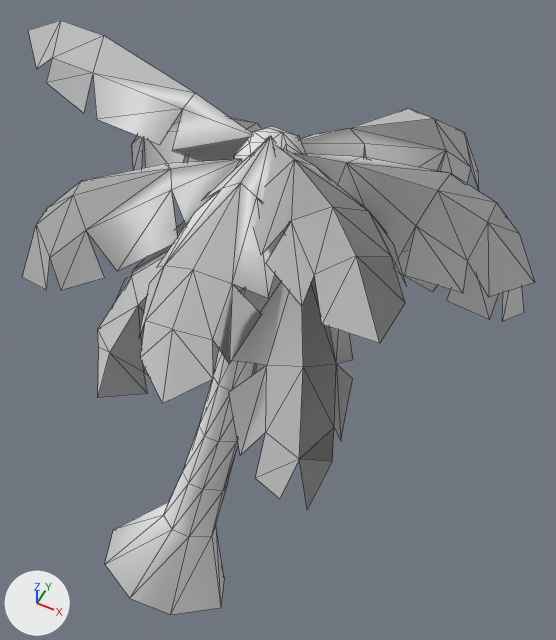
The OBJ model Unpacked Download/Mesh/palmtree_hi_04.obj: old version first, new version second.
Camera for both pictures: a 50 mm lens placed at (1.27, -1.77, 3.49), pointed at (0.0, 0.77, 0.31). Every picture has the same lights, and +X, +Y and +Z are marked at lower left. Mesh edges are drawn as thin lines. Where no turn or scale is listed for an object, it has been applied to the vertices. Vertices at the same position are counted once.

The first picture shows 'palmtree_hi_04'.
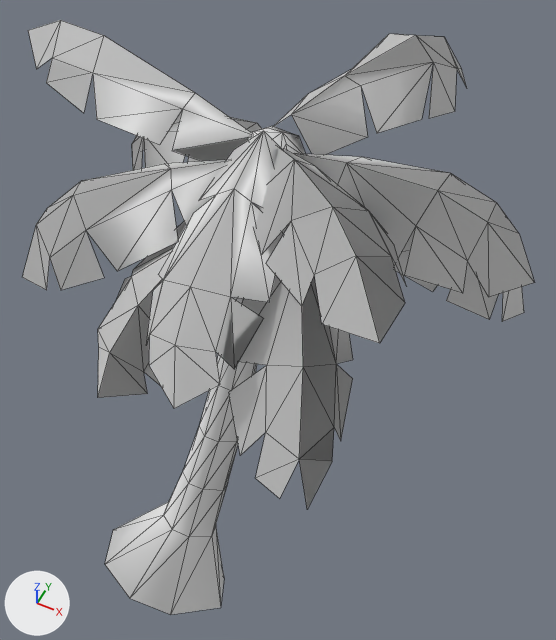
What differs and where, as boxes [x1, y1, x2, y2] in the pictures (556 x 640 px; the box of a moved part takes in the faces that stretch with it):
part 1 of me_palmtree_hi_04, moved or reshaped
    before: [139, 136, 284, 403]
    after: [146, 131, 283, 409]
part 2 of me_palmtree_hi_04, moved or reshaped
    before: [300, 108, 479, 190]
    after: [272, 34, 467, 155]

What changed in the scene script:
```text
Change me_palmtree_hi_04:
    used by ob_palmtree_hi_04; location = (0.0, 0.0, 0.0)
    remove me_palmtree_hi_04.from_pydata(...)  # 327 vertices, 420 faces; spans x -1.04..1.22, y -0.57..1.21, z -2.15..2.13
    add me_palmtree_hi_04.from_pydata(...)  # 327 vertices, 420 faces; spans x -1.04..1.22, y -0.53..1.41, z -2.15..2.13
    me_palmtree_hi_04 part 1: the loose piece of 25 vertices spanning x 0.01..0.43, y -0.57..0.35, z 1.34..1.85 is turned 10.2 degrees about the x axis through its middle, then moved by (0.0, 0.0, -0.02)
    me_palmtree_hi_04 part 2: 23 of 327 vertices moved; they spanned x 0.1..0.86, y 0.37..1.21, z 1.29..1.77 and now span x 0.15..0.67, y 0.4..1.41, z 1.6..1.98; mean shift (-0.1, 0.1, 0.26); largest move (0.81, 1.21, 1.29) -> (0.6, 1.41, 1.66)
```
